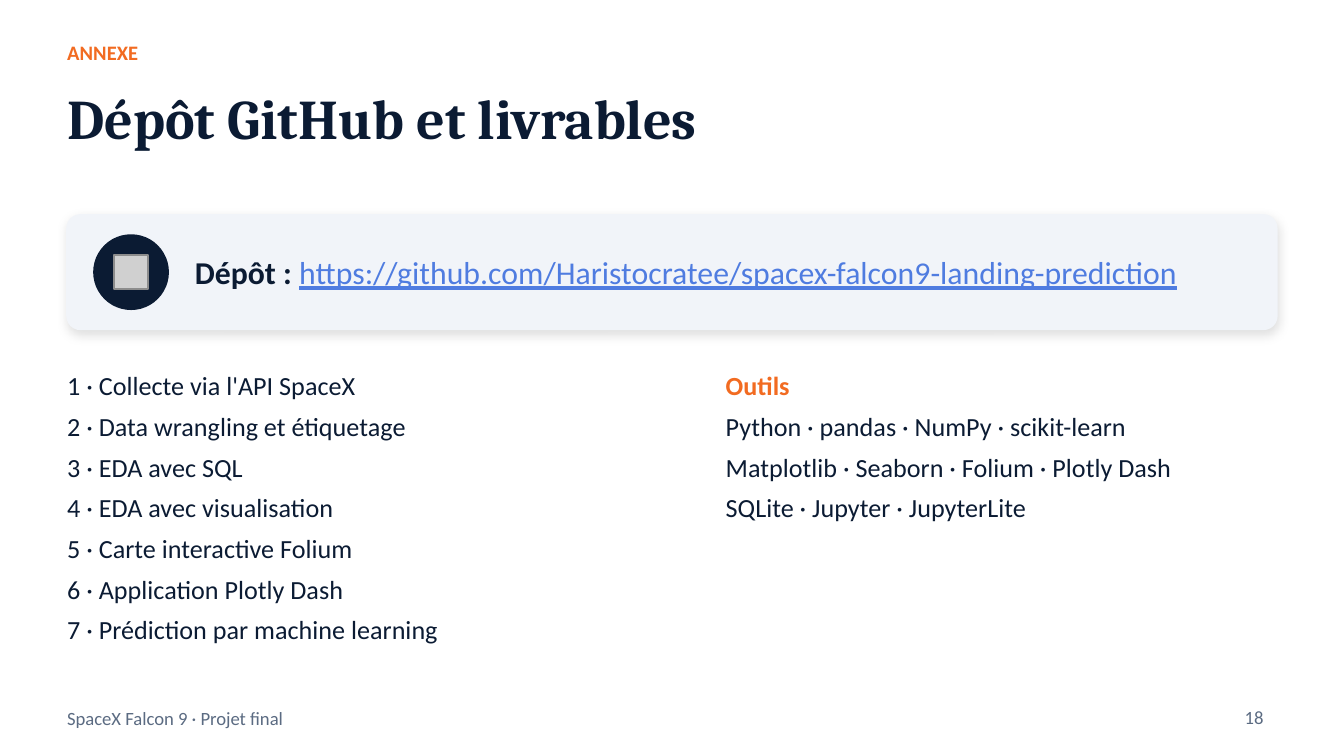
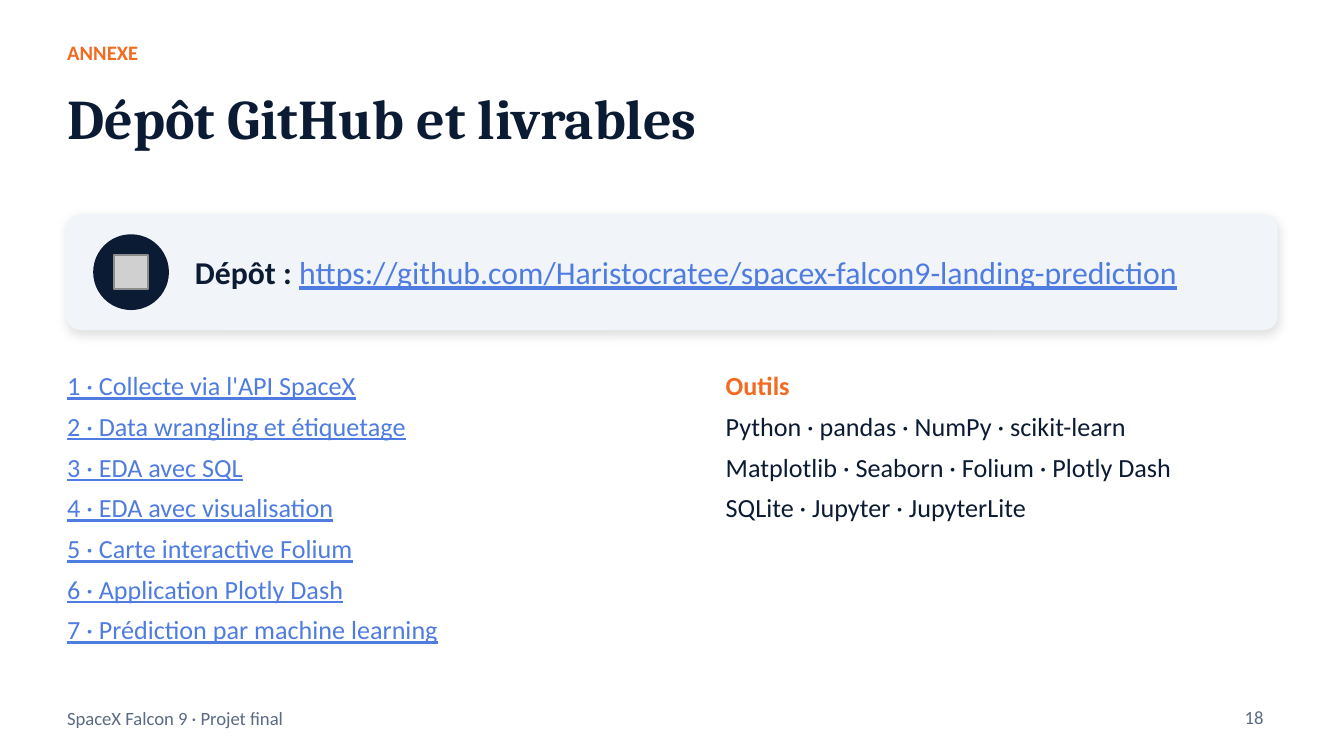
Before and after one commit to Haristocratee/spacex-falcon9-landing-prediction, a slide deck: slide 18 of presentation/Projet_final_SpaceX_Falcon9.pptx. Drawn at 1344x756 pixels with LibreOffice and Linux fonts; fonts in the diff are those of the drawing; grey boxes stand for pictures; background and template pictures are left out. Boxes give left, top, right and bottom in pixels: in the first picture for what was removed or moved away, otherwise in the second. Text is boxed around its words. In the diff, an @@ line names an element or a change of style, - is before the commit and + after.

```diff
--- a/presentation/Projet_final_SpaceX_Falcon9.pptx
+++ b/presentation/Projet_final_SpaceX_Falcon9.pptx
@@ text "1 · Collecte via l'API ..." at <box>67,377,437,644</box>: text colour #0B1B33 to #4F7CE0, underline on @@
```
Also in this commit, not shown: 1 other file.
